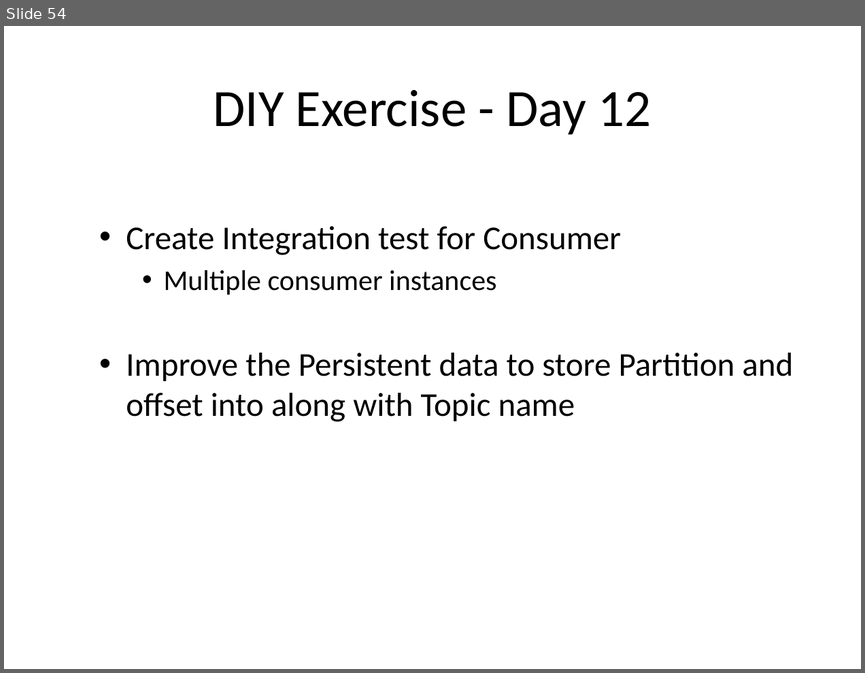
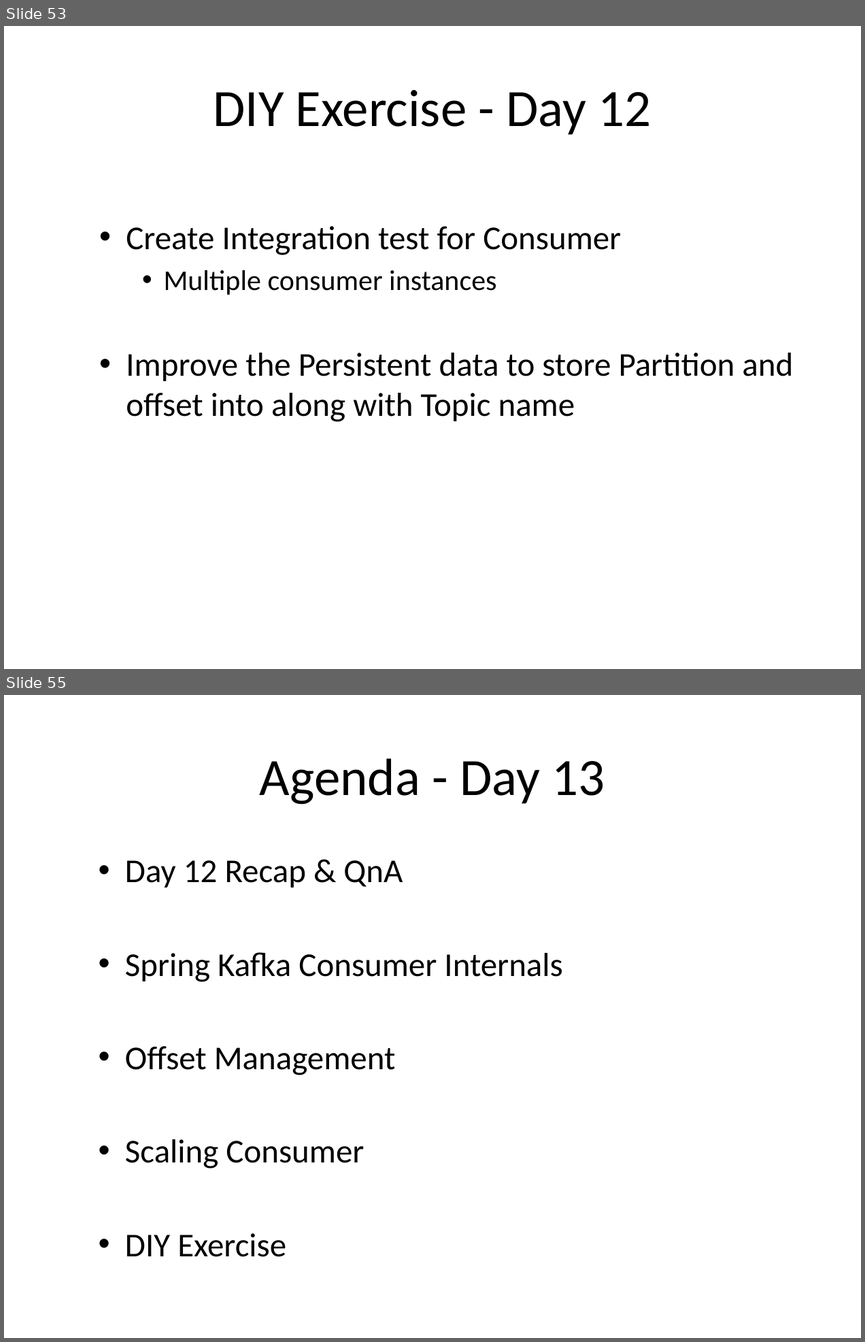
Before and after one commit to sreedharsingaraju/KafkaTutorials, a slide deck: PPT/Kafka-Teaching-Flow.pptx. Shown one above the other, each under a label of ours: slide 54 before the commit, slides 53 and 55 after it; the slides between them are not shown. The pictures are 865x673 and 865x1342 pixels, drawn with LibreOffice and Linux fonts; fonts in the diff are those of the drawing. Boxes give left, top, right and bottom in pixels: in the first picture for what was removed or moved away, otherwise in the second. Text is boxed around its words. In the diff, an @@ line names an element or a change of style, - is before the commit and + after.

Commit message:
Update Kafka-Teaching-Flow.pptx
added slides covering todays topics

```diff
--- a/PPT/Kafka-Teaching-Flow.pptx
+++ b/PPT/Kafka-Teaching-Flow.pptx
@@ slide 55 added at (x1=4, y1=695, x2=861, y2=1338), background #FFFFFF @@
@@ title added at (x1=260, y1=758, x2=604, y2=804), 44 pt, text #000000 @@
+Agenda - Day 13
@@ text added at (x1=125, y1=860, x2=562, y2=1257), 28 pt, text #000000 @@
+  • Day 12 Recap & QnA
+  • Spring Kafka Consumer Internals
+  • Offset Management
+  • Scaling Consumer
+  • DIY Exercise
@@ what was slide 54 is now slide 53 @@
```
Also in this commit, not shown: 1 slide changed, 4 other slides added.
